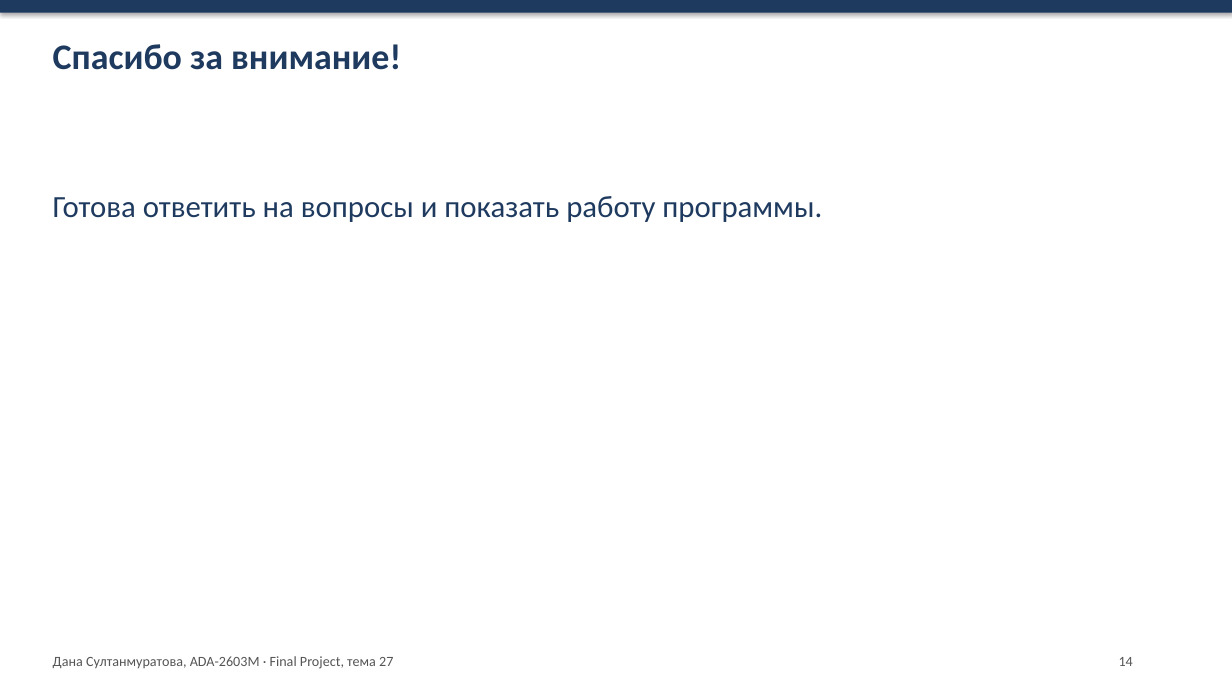
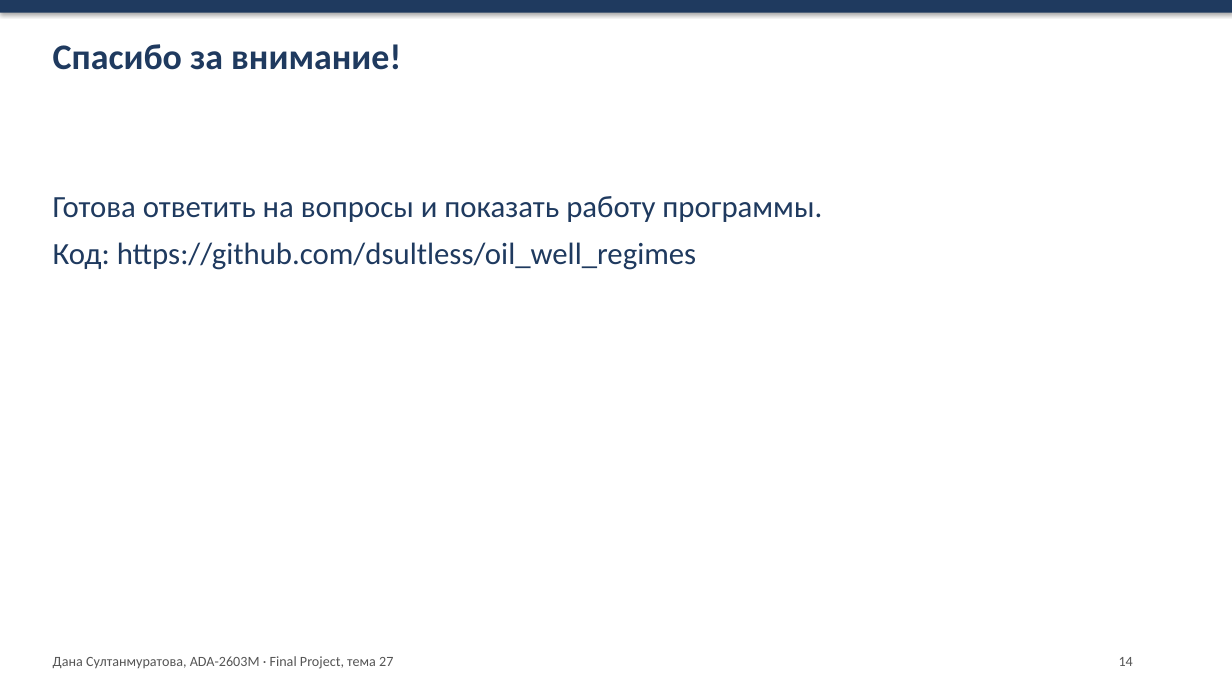
Before and after one commit to dsultless/oil_well_regimes, a slide deck: slide 14 of reports/Final_Project_Presentation_Sultanmuratova.pptx. Drawn at 1232x693 pixels with LibreOffice and Linux fonts; fonts in the diff are those of the drawing. Boxes give left, top, right and bottom in pixels: in the first picture for what was removed or moved away, otherwise in the second. Text is boxed around its words. In the diff, an @@ line names an element or a change of style, - is before the commit and + after.

```diff
--- a/reports/Final_Project_Presentation_Sultanmuratova.pptx
+++ b/reports/Final_Project_Presentation_Sultanmuratova.pptx
@@ text at (53, 242, 697, 270): paragraph added @@
+Код: https://github.com/dsultless/oil_well_regimes
```
Also in this commit, not shown: 1 other slide changed, 2 other files.
